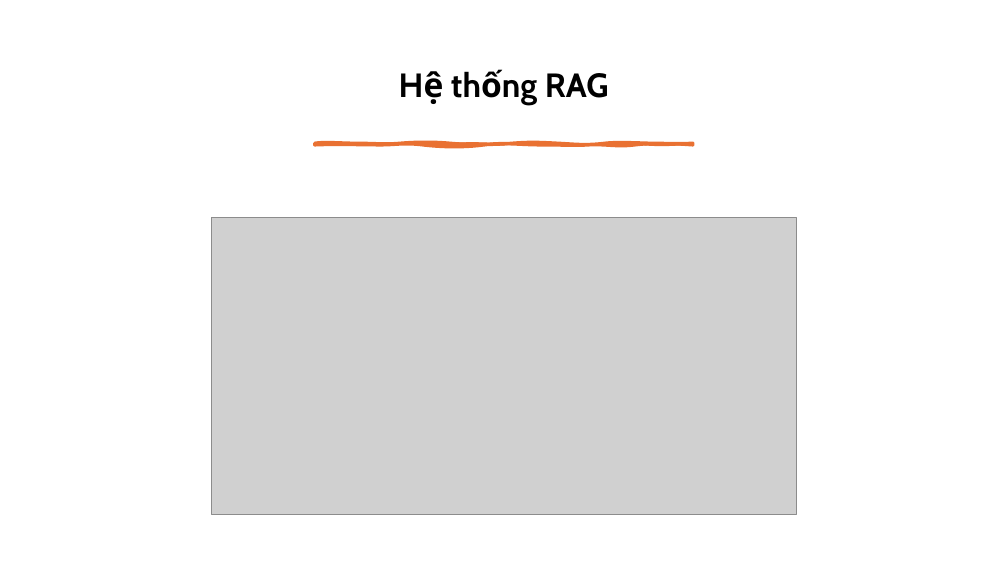
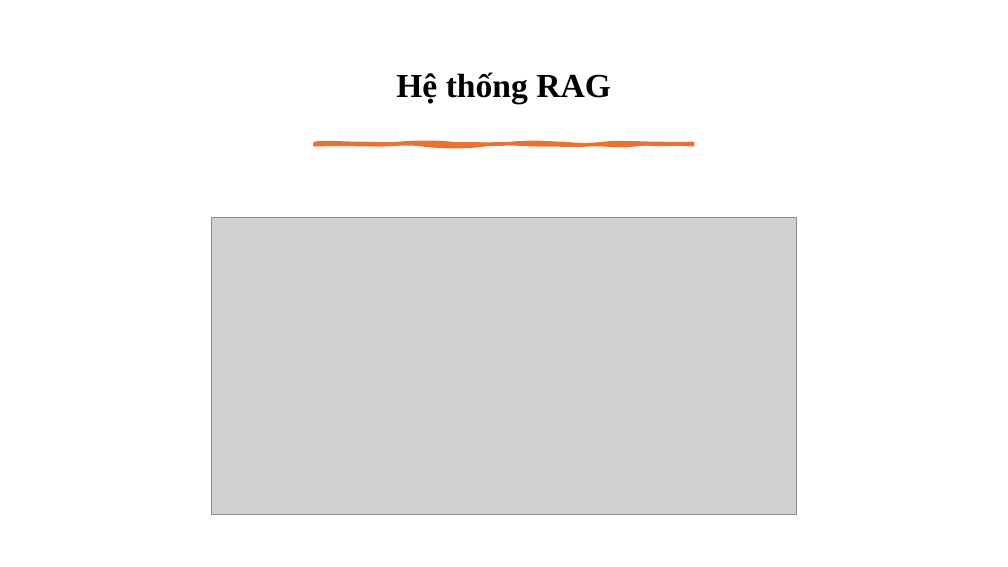
Before and after one commit to ngovanuc/Vietnamese_History_Chatbot, a slide deck: slide 6 of documents/slide bao cao.pptx. Drawn at 1008x567 pixels with LibreOffice and Linux fonts; fonts in the diff are those of the drawing; grey boxes stand for pictures. Boxes give left, top, right and bottom in pixels: in the first picture for what was removed or moved away, otherwise in the second. Text is boxed around its words. In the diff, an @@ line names an element or a change of style, - is before the commit and + after.

```diff
--- a/documents/slide bao cao.pptx
+++ b/documents/slide bao cao.pptx
@@ title "Hệ thống RAG" at [396,72,611,103]: font Cabin to Times New Roman @@
```
Also in this commit, not shown: 6 other slides changed, 1 slide added, 6 other files.
